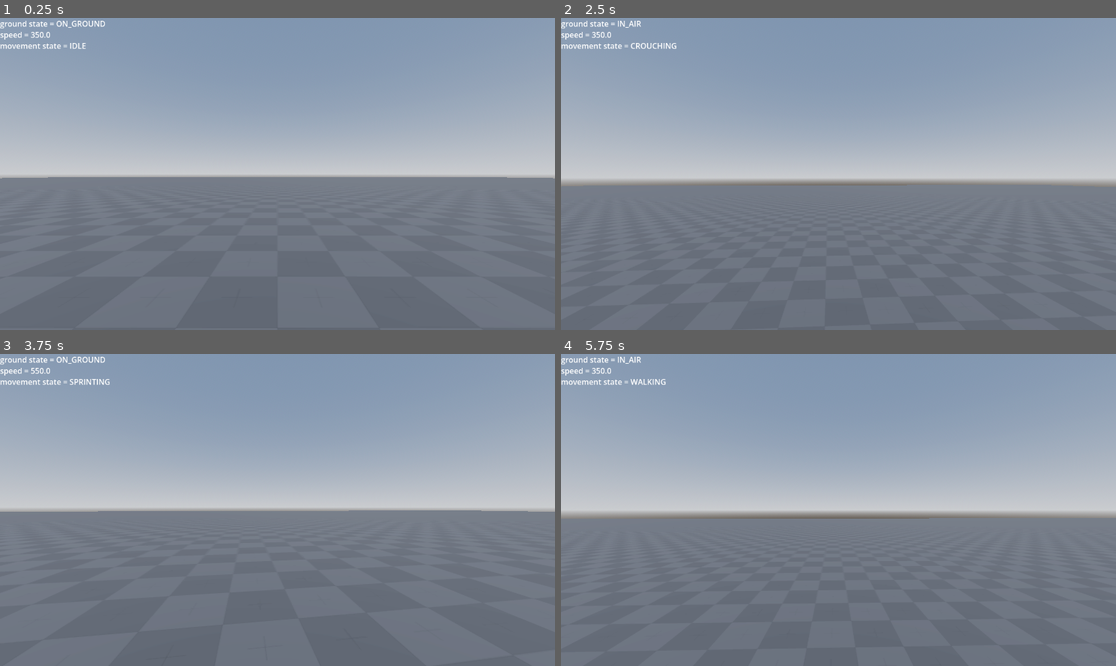
Above: before the commit, frames 1-4 (two rows, left to right).
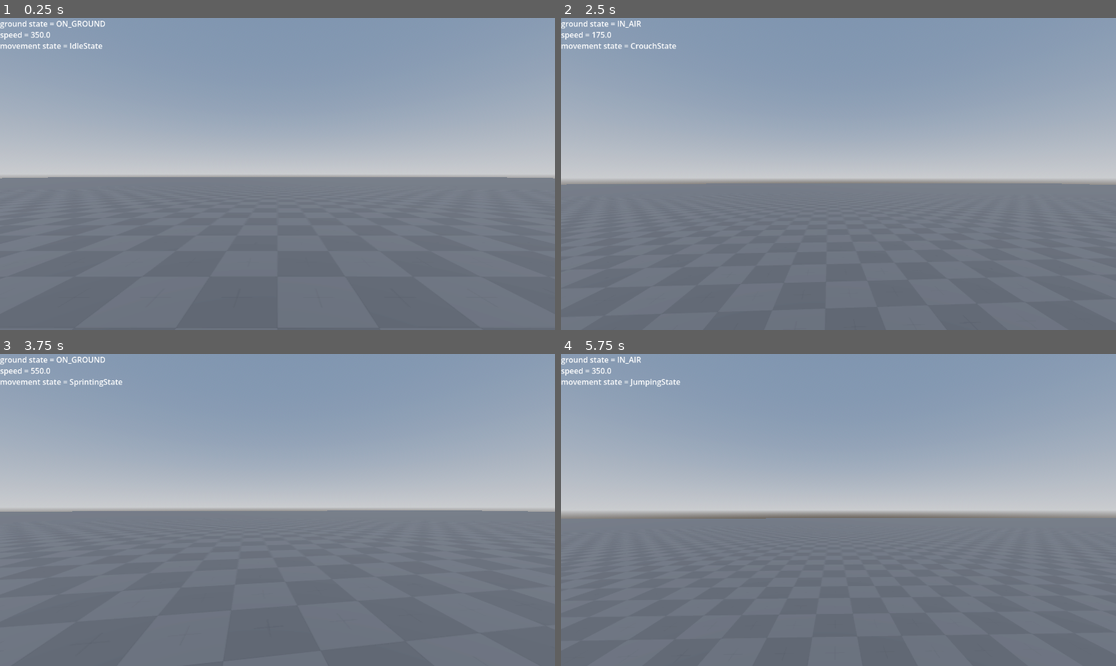
Above: after the commit, the same moments.

Repository: schlorp/Bo3Clone
Game: Godot game, scene res://Scenes/Game.tscn
The game is run twice, just before and just after one commit, with the same random seed, the same clock (stepped at 60 frames per second) and the same inputs.
Inputs (mouse positions are in pixels of both pictures, inside the frame that each line leads up to):
- Up to frame 1 (0.25 s): no input
- Up to frame 2 (2.5 s): tap Enter at 0.5 s; move the mouse to (866, 174) at 0.52 s; hold W (game_move_forward) from 0.53 s (still down); tap Space (game_jump) at 0.6, 0.77, 1.07, 1.52, 1.55, 1.82, 2, 2.3 s; click (866, 174) at 0.67 s; move the mouse to (810, 174) at 1.27 s; right-click (810, 174) at 1.35 s; move the mouse to (849, 167) at 2.02 s; hold Ctrl (game_crouch) from 2.03 s (still down)
- Up to frame 3 (3.75 s): keep holding W (game_move_forward); tap Enter at 2.75 s; move the mouse to (271, 516) at 2.77 s; release Ctrl (game_crouch) at 2.78 s; click (271, 516) at 2.85 s; tap Space (game_jump) at 3.02, 3.05, 3.32, 3.5 s; move the mouse to (316, 513) at 3.52 s; hold Shift (game_sprint) from 3.53 s (still down)
- Up to frame 4 (5.75 s): keep holding W (game_move_forward); tap Space (game_jump) at 3.77, 3.8, 4.07, 4.52, 4.55, 4.82, 5.3 s; tap Enter at 4.25 s; move the mouse to (794, 506) at 4.27 s; release Shift (game_sprint) at 4.28 s; tap V (game_switch_fire_mode) at 4.35 s; move the mouse to (844, 510) at 5.02 s; tap 1 (game_switch_key_1) at 5.1 s; click (844, 510) at 5.17 s

The runs differ from the first frame. In frame 1, less than 0.1% of the frame differs, in the area x 13-19%, y 8-11%; in frame 2, 0.3%, in the area x 0-100%, y 4-54%; in frame 3, 0.1%; in frame 4, 0.2%.

Commit message:
fixed debug text and made all basic transitions

Diff:
--- a/Scenes/Movement/MovementNode.tscn
+++ b/Scenes/Movement/MovementNode.tscn
@@ -1,14 +1,6 @@
 [gd_scene format=3 uid="uid://cdcsm1ppijxfo"]
 
 [ext_resource type="Script" uid="uid://bxr7x8ud4umg1" path="res://Scripts/Movement/movement_node.gd" id="1_hajue"]
-[ext_resource type="Script" uid="uid://y5h3tndw4mb2" path="res://Scripts/Movement/movementnodedebug.gd" id="2_hdc0v"]
 
 [node name="MovementNode" type="Node" unique_id=2093196497]
 script = ExtResource("1_hajue")
-
-[node name="RichTextLabel" type="RichTextLabel" parent="." unique_id=633701025]
-offset_right = 300.0
-offset_bottom = 56.0
-text = "--movementstatedebugtext--"
-fit_content = true
-script = ExtResource("2_hdc0v")
--- a/Scenes/Player/Player.tscn
+++ b/Scenes/Player/Player.tscn
@@ -5,6 +5,7 @@
 [ext_resource type="Script" uid="uid://bjgv2ocvs2xnr" path="res://Scripts/Player/player.gd" id="1_t26db"]
 [ext_resource type="PackedScene" uid="uid://cdcsm1ppijxfo" path="res://Scenes/Movement/MovementNode.tscn" id="2_ft8w5"]
 [ext_resource type="Script" uid="uid://c4fy8nk5tqp28" path="res://Scripts/Movement/movement_state_machine.gd" id="5_jmcll"]
+[ext_resource type="Script" uid="uid://y5h3tndw4mb2" path="res://Scripts/Movement/movementnodedebug.gd" id="6_4wape"]
 
 [sub_resource type="CapsuleShape3D" id="CapsuleShape3D_l3ax4"]
 
@@ -36,3 +37,10 @@
 [node name="MovementStateMachine" type="Node" parent="." unique_id=2015071485 node_paths=PackedStringArray("movement_node")]
 script = ExtResource("5_jmcll")
 movement_node = NodePath("../MovementNode")
+
+[node name="RichTextLabel" type="RichTextLabel" parent="MovementStateMachine" unique_id=390580267]
+offset_right = 300.0
+offset_bottom = 56.0
+text = "--movementstatedebugtext--"
+fit_content = true
+script = ExtResource("6_4wape")
--- a/Scripts/Movement/crouch_state.gd
+++ b/Scripts/Movement/crouch_state.gd
@@ -12,21 +12,21 @@
 		Transition.new(
 			self,
 			state_machine.available_states["SprintingState"],
-			func():	return state_machine.is_sprinting && state_machine.movement_node.is_moving()
+			func():	return state_machine.movement_node.sprint_input && state_machine.movement_node.is_moving()
 		)
 	)
 	add_transition(
 		Transition.new(
 			self,
 			state_machine.available_states["WalkingState"],
-			func():	return state_machine.movement_node.is_moving() && !state_machine.movement_node.is_crouching() || Input.is_action_just_pressed("game_jump")
+			func():	return state_machine.movement_node.is_moving() && !state_machine.movement_node.crouch_input || Input.is_action_just_pressed("game_jump")
 		)
 	)
 	add_transition(
 		Transition.new(
 			self,
 			state_machine.available_states["IdleState"],
-			func():	return !state_machine.movement_node.is_moving() && !state_machine.movement_node.is_crouching()
+			func():	return !state_machine.movement_node.is_moving() && !state_machine.movement_node.crouch_input
 		)
 	)
 
--- a/Scripts/Movement/idle_state.gd
+++ b/Scripts/Movement/idle_state.gd
@@ -12,7 +12,7 @@
 		Transition.new(
 			self,
 			state_machine.available_states["WalkingState"],
-			func(): return state_machine.movement_node.is_moving() && !state_machine.is_sprinting && state_machine.movement_node.is_grounded()
+			func(): return state_machine.movement_node.is_moving() && !state_machine.movement_node.sprint_input && state_machine.movement_node.is_grounded()
 		)
 	)
 	add_transition(
@@ -26,13 +26,13 @@
 		Transition.new(
 			self,
 			state_machine.available_states["CrouchState"],
-			func(): return state_machine.movement_node.is_crouching() && state_machine.movement_node.is_grounded()
+			func(): return state_machine.movement_node.crouch_input && state_machine.movement_node.is_grounded()
 		)
 	)
 	add_transition(
 		Transition.new(
 			self,
 			state_machine.available_states["SprintingState"],
-			func():	return state_machine.is_sprinting && state_machine.movement_node.is_grounded()
+			func():	return state_machine.movement_node.sprint_input && state_machine.movement_node.is_grounded()
 		)
 	)
--- a/Scripts/Movement/jumping_state.gd
+++ b/Scripts/Movement/jumping_state.gd
@@ -11,14 +11,14 @@
 		Transition.new(
 			self,
 			state_machine.available_states["SprintingState"],
-			func():	return state_machine.is_sprinting && state_machine.movement_node.is_grounded() && state_machine.movement_node.is_moving()
+			func():	return state_machine.movement_node.sprint_input && state_machine.movement_node.is_grounded() && state_machine.movement_node.is_moving()
 		)
 	)
 	add_transition(
 		Transition.new(
 			self,
 			state_machine.available_states["CrouchState"],
-			func():	return state_machine.movement_node.is_crouching() && state_machine.movement_node.is_grounded()
+			func():	return state_machine.movement_node.crouch_input && state_machine.movement_node.is_grounded()
 		)
 	)
 	add_transition(
--- a/Scripts/Movement/movement_node.gd
+++ b/Scripts/Movement/movement_node.gd
@@ -16,6 +16,9 @@
 
 var _jump_basis: Basis
 
+var crouch_input: bool = false
+var sprint_input: bool = false
+
 var player_ground_state: Enums.PlayerGroundState = Enums.PlayerGroundState.ON_GROUND
 var _player_movement_state: Enums.PlayerMovementState = Enums.PlayerMovementState.IDLE
 
@@ -23,7 +26,6 @@
 var _gravity: float = ProjectSettings.get_setting("physics/3d/default_gravity")
 
 signal ground_state_changed(state: Enums.PlayerGroundState)
-signal movement_state_changed(state: Enums.PlayerMovementState)
 
 func _ready() -> void:
 	input_parser.connect("on_movement_input", Callable(self, "handle_movement_input"))
@@ -58,22 +60,11 @@
 	else:
 		movement_vector.y = 0
 
-func decellerate_slide(delta: float) -> void:
-	if player_ground_state == Enums.PlayerGroundState.IN_AIR:
-		return
-
-	var deceleration_rate: float = 5.0
-	if _player_movement_state == Enums.PlayerMovementState.SLIDING:
-		current_movement_speed = max(current_movement_speed - deceleration_rate * delta, walk_speed)
-		if current_movement_speed == walk_speed:
-			_player_movement_state = Enums.PlayerMovementState.WALKING
-
 
 func _physics_process(delta: float) -> void:
 	apply_movementvector(delta)
 	apply_gravity(delta)
 	update_ground_state()
-	update_movement_state()
 
 
 func jump() -> void:
@@ -83,10 +74,7 @@
 
 
 func sprint(is_sprinting: bool) -> void:
-	if is_sprinting && player_ground_state == Enums.PlayerGroundState.ON_GROUND && _player_movement_state != Enums.PlayerMovementState.CROUCHING:
-		current_movement_speed = sprint_speed
-	elif !is_sprinting && _player_movement_state == Enums.PlayerMovementState.SPRINTING:
-		current_movement_speed = walk_speed
+	sprint_input = is_sprinting
 
 
 func slide() -> void:
@@ -104,21 +92,11 @@
 func is_moving() -> bool:
 	return movement_vector.x != 0 or movement_vector.z != 0
 
-func is_crouching() -> bool:
-	return current_movement_speed == crouch_speed
-
 func is_grounded() -> bool:
 	return player_ground_state == Enums.PlayerGroundState.ON_GROUND
 
-
 func crouch(is_crouching: bool) -> void:
-	if is_crouching && player_ground_state == Enums.PlayerGroundState.ON_GROUND && _player_movement_state:
-		if _player_movement_state == Enums.PlayerMovementState.SPRINTING:
-			slide()
-		else:
-			current_movement_speed = crouch_speed
-	elif !is_crouching && _player_movement_state == Enums.PlayerMovementState.CROUCHING:
-		current_movement_speed = walk_speed
+	crouch_input = is_crouching
 
 
 func update_ground_state() -> void:
@@ -128,25 +106,3 @@
 		player_ground_state = Enums.PlayerGroundState.IN_AIR
 
 	emit_signal("ground_state_changed", player_ground_state)
-
-
-func update_movement_state() -> void:
-	if player_ground_state == Enums.PlayerGroundState.IN_AIR:
-		_player_movement_state = Enums.PlayerMovementState.IDLE
-		return
-
-
-
-	if current_movement_speed == sprint_speed:
-		_player_movement_state = Enums.PlayerMovementState.SPRINTING
-
-	elif current_movement_speed == crouch_speed:
-		_player_movement_state = Enums.PlayerMovementState.CROUCHING
-
-	elif movement_vector.x == 0 and movement_vector.z == 0:
-		_player_movement_state = Enums.PlayerMovementState.IDLE
-
-	else:
-		_player_movement_state = Enums.PlayerMovementState.WALKING
-
-	emit_signal("movement_state_changed", _player_movement_state)
--- a/Scripts/Movement/movement_state_machine.gd
+++ b/Scripts/Movement/movement_state_machine.gd
@@ -1,8 +1,9 @@
 extends StateMachine
-
+class_name MovementStateMachine
 
 @export var movement_node: MovementNode
-var is_sprinting: bool = false
+
+signal on_state_changed(state: State)
 
 func fill_available_states() -> void:
 	var idle_state = IdleState.new(self)
@@ -25,16 +26,15 @@
 		state.setup_transitions()
 
 
+func switch_to_state(state_name: String) -> void:
+	super.switch_to_state(state_name)
+	emit_signal("on_state_changed", current_state)
+
+
 func _ready() -> void:
 	super._ready()
 	switch_to_state("IdleState")
-	movement_node.input_parser.connect("on_sprint_input", Callable(self, "check_if_sprinting"))
 
 
 func _process(delta: float) -> void:
 	super._process(delta)
-	print("Current State: ", _current_state.state_name)
-
-
-func check_if_sprinting(_is_sprinting: bool) -> void:
-	is_sprinting = _is_sprinting
--- a/Scripts/Movement/movementnodedebug.gd
+++ b/Scripts/Movement/movementnodedebug.gd
@@ -1,13 +1,14 @@
 extends RichTextLabel
 
-@onready var movement_node: MovementNode = get_parent() as MovementNode
+@onready var movement_state_machine: MovementStateMachine = get_parent() as MovementStateMachine
 
 var ground_state_text: String = "ground state = "
 var movement_state_text: String = "movement state = "
 
 func _ready() -> void:
-	movement_node.connect("ground_state_changed", Callable(self, "on_ground_state_changed"))
-	movement_node.connect("movement_state_changed", Callable(self, "on_movement_state_changed"))
+	movement_state_machine.movement_node.connect("ground_state_changed", Callable(self, "on_ground_state_changed"))
+	movement_state_machine.connect("on_state_changed", Callable(self, "on_movement_state_changed"))
+
 
 func _process(delta: float) -> void:
 	process_text()
@@ -16,8 +17,10 @@
 func on_ground_state_changed(state: Enums.PlayerGroundState) -> void:
 	ground_state_text = "ground state = " + str(Enums.PlayerGroundState.keys()[state]) + "\n"
 
-func on_movement_state_changed(state: Enums.PlayerMovementState) -> void:
-	movement_state_text = "movement state = " + str(Enums.PlayerMovementState.keys()[state])
+
+func on_movement_state_changed(state: State) -> void:
+	movement_state_text = "movement state = " + state.state_name
+
 
 func process_text() -> void:
-	text = ground_state_text + "speed = " + str(movement_node.current_movement_speed) + "\n" + movement_state_text
+	text = ground_state_text + "speed = " + str(movement_state_machine.movement_node.current_movement_speed) + "\n" + movement_state_text
--- a/Scripts/Movement/sprinting_state.gd
+++ b/Scripts/Movement/sprinting_state.gd
@@ -11,7 +11,7 @@
 		Transition.new(
 			self,
 			state_machine.available_states["SlideState"],
-			func():	return state_machine.is_sprinting && state_machine.movement_node.is_grounded() && state_machine.movement_node.is_crouching()
+			func():	return state_machine.movement_node.sprint_input && state_machine.movement_node.is_grounded() && state_machine.movement_node.crouch_input
 		)
 	)
 	add_transition(
@@ -25,14 +25,14 @@
 		Transition.new(
 			self,
 			state_machine.available_states["WalkingState"],
-			func():	return !state_machine.is_sprinting && state_machine.movement_node.is_moving() && state_machine.movement_node.is_grounded()
+			func():	return !state_machine.movement_node.sprint_input && state_machine.movement_node.is_moving() && state_machine.movement_node.is_grounded()
 		)
 	)
 	add_transition(
 		Transition.new(
 			self,
 			state_machine.available_states["IdleState"],
-			func():	return !state_machine.movement_node.is_moving() && !state_machine.is_sprinting
+			func():	return !state_machine.movement_node.is_moving() && !state_machine.movement_node.sprint_input
 		)
 	)
 
--- a/Scripts/Movement/walking_state.gd
+++ b/Scripts/Movement/walking_state.gd
@@ -12,7 +12,7 @@
 		Transition.new(
 			self,
 			state_machine.available_states["CrouchState"],
-			func():	return state_machine.movement_node.is_crouching()
+			func():	return state_machine.movement_node.crouch_input
 		)
 	)
 	add_transition(
@@ -26,7 +26,7 @@
 		Transition.new(
 			self,
 			state_machine.available_states["SprintingState"],
-			func():	return state_machine.is_sprinting && state_machine.movement_node.is_grounded()
+			func():	return state_machine.movement_node.sprint_input && state_machine.movement_node.is_grounded()
 		)
 	)
 	add_transition(
